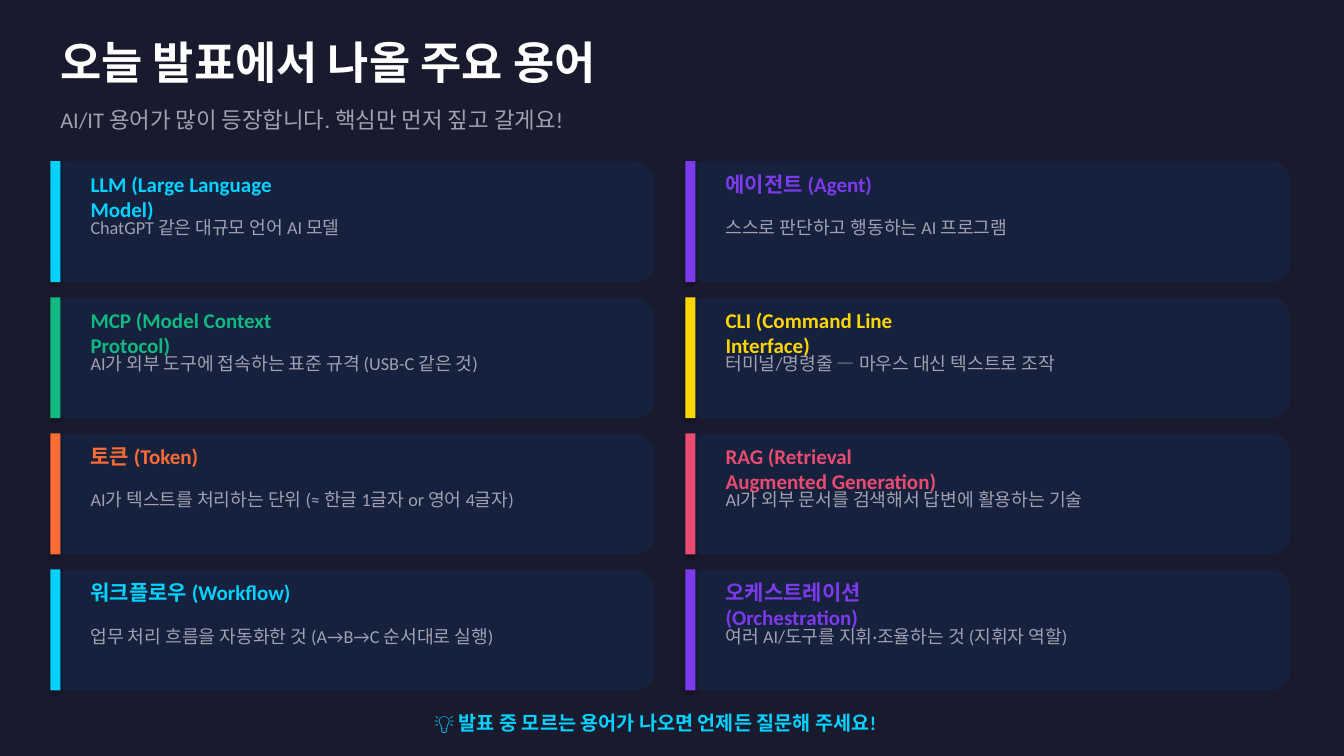
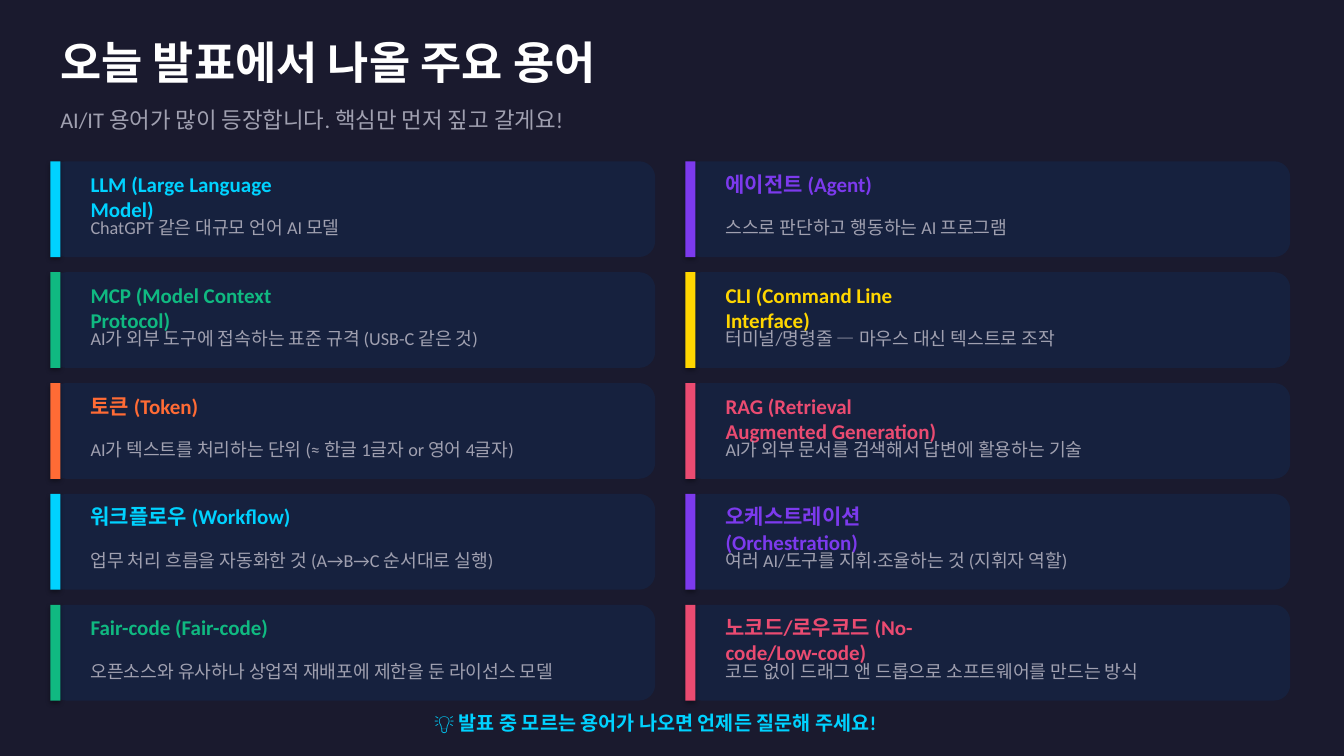
Before and after one commit to givethedog/ppt-maker, a slide deck: slide 3 of AI_트렌드_2025-2026.pptx. Drawn at 1344x756 pixels with LibreOffice and Linux fonts; fonts in the diff are those of the drawing. Boxes give left, top, right and bottom in pixels: in the first picture for what was removed or moved away, otherwise in the second. Text is boxed around its words. In the diff, an @@ line names an element or a change of style, - is before the commit and + after.

```diff
--- a/AI_트렌드_2025-2026.pptx
+++ b/AI_트렌드_2025-2026.pptx
@@ rounded rectangle: place and size @@
-rounded rectangle at [50, 161, 655, 282]
+rounded rectangle at [50, 161, 655, 257]
@@ rectangle: place and size @@
-rectangle at [50, 161, 60, 282]
+rectangle at [50, 161, 60, 257]
@@ rounded rectangle: place and size @@
-rounded rectangle at [686, 161, 1291, 282]
+rounded rectangle at [686, 161, 1291, 257]
@@ rectangle: place and size @@
-rectangle at [686, 161, 696, 282]
+rectangle at [686, 161, 696, 257]
@@ rounded rectangle: place and size @@
-rounded rectangle at [50, 297, 655, 418]
+rounded rectangle at [50, 272, 655, 368]
@@ rectangle: place and size @@
-rectangle at [50, 297, 60, 418]
+rectangle at [50, 272, 60, 368]
@@ rounded rectangle: place and size @@
-rounded rectangle at [686, 297, 1291, 418]
+rounded rectangle at [686, 272, 1291, 368]
@@ rectangle: place and size @@
-rectangle at [686, 297, 696, 418]
+rectangle at [686, 272, 696, 368]
@@ 4 texts: place and size @@
-4 texts at [91, 312, 1055, 372]
+4 texts at [91, 287, 1055, 347]
@@ rounded rectangle: place and size @@
-rounded rectangle at [50, 434, 655, 555]
+rounded rectangle at [50, 383, 655, 479]
@@ rectangle: place and size @@
-rectangle at [50, 434, 60, 555]
+rectangle at [50, 383, 60, 479]
@@ rounded rectangle: place and size @@
-rounded rectangle at [686, 434, 1291, 555]
+rounded rectangle at [686, 383, 1291, 479]
@@ rectangle: place and size @@
-rectangle at [686, 434, 696, 555]
+rectangle at [686, 383, 696, 479]
@@ 4 texts: place and size @@
-4 texts at [91, 447, 1082, 508]
+4 texts at [91, 397, 1082, 458]
@@ rounded rectangle: place and size @@
-rounded rectangle at [50, 570, 655, 691]
+rounded rectangle at [50, 494, 655, 590]
@@ rectangle: place and size @@
-rectangle at [50, 570, 60, 691]
+rectangle at [50, 494, 60, 590]
@@ rounded rectangle: place and size @@
-rounded rectangle at [686, 570, 1291, 691]
+rounded rectangle at [686, 494, 1291, 590]
@@ rectangle: place and size @@
-rectangle at [686, 570, 696, 691]
+rectangle at [686, 494, 696, 590]
@@ 4 texts: place and size @@
-4 texts at [91, 582, 1068, 645]
+4 texts at [91, 506, 1068, 569]
@@ rounded rectangle added at [50, 605, 655, 701], fill #16213E @@
@@ rectangle added at [50, 605, 60, 701], fill #10B981 @@
@@ text added at [91, 619, 268, 638], 15 pt, text #10B981, bold @@
+Fair-code (Fair-code)
@@ rounded rectangle added at [686, 605, 1291, 701], fill #16213E @@
@@ rectangle added at [686, 605, 696, 701], fill #EA4B71 @@
@@ text added at [726, 618, 913, 667], 15 pt, text #EA4B71, bold @@
+노코드/로우코드 (No-code/Low-code)
@@ text added at [726, 659, 1138, 680], 13 pt, text #A0A0B0 @@
+코드 없이 드래그 앤 드롭으로 소프트웨어를 만드는 방식
@@ text added at [91, 663, 553, 680], 13 pt, text #A0A0B0 @@
+오픈소스와 유사하나 상업적 재배포에 제한을 둔 라이선스 모델
```
Also in this commit, not shown: 2 other slides changed, 1 slide added, 2 other files.
